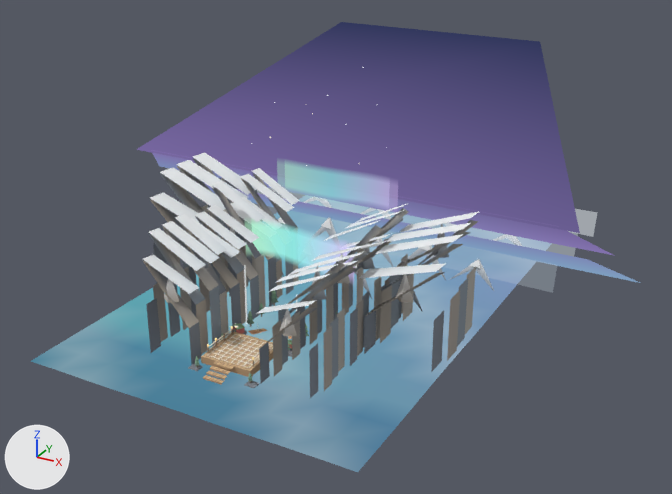
Renders of the glTF model creator-build-project/assets/bundles/region_fjord/models/env_fjord.glb from each side of a commit.
The view is the same before and after, from a 50 mm camera at (41.0, -57.6, 41.8) aimed at (1.3, 14.5, 5.7). The lights are fixed; the arrows at lower left show +X, +Y and +Z. The first picture is the older version. Where no turn or scale is listed for an object, it has been applied to the vertices. Vertices at exactly the same position are counted once.

The first picture shows 'FJ_aurora', 'FJ_cliffs', 'FJ_mountains', 'FJ_platform', 'FJ_sky', 'FJ_water' and 7 more.
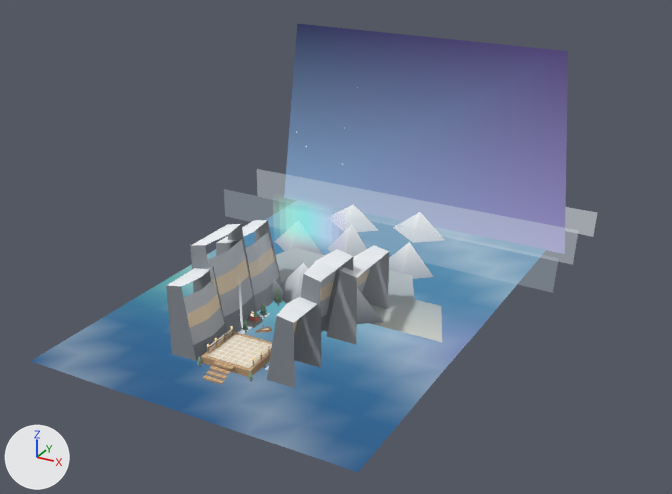
Boxes [x1, y1, x2, y2] around the edits, measured in the pictures (672 x 494 px; the box of a moved part takes in the faces that stretch with it):
'FJ_sky', reshaped (44% narrower, 12% shorter)
    before: [136, 22, 640, 283]
    after: [284, 24, 568, 254]
'FJ_cliffs', reshaped (34% narrower, 32% shorter)
    before: [143, 152, 479, 398]
    after: [166, 220, 389, 388]
'FJ_mountains', reshaped
    before: [277, 197, 522, 312]
    after: [272, 204, 445, 342]
'FJ_aurora', reshaped
    before: [251, 165, 390, 273]
    after: [286, 205, 332, 243]
part 1 of me_fj_platform, reshaped
    before: [208, 335, 273, 368]
    after: [208, 335, 272, 368]
part 2 of me_fj_platform, recoloured
    both: [207, 334, 272, 368]
part 3 of me_fj_cliffs, added
    after: [166, 266, 228, 361]
part 4 of me_fj_cliffs, added
    after: [191, 224, 257, 336]
part 5 of me_fj_cliffs, added
    after: [216, 220, 282, 312]
part 6 of me_fj_cliffs, added
    after: [267, 297, 321, 388]
part 7 of me_fj_cliffs, added
    after: [327, 245, 389, 344]
part 8 of me_fj_cliffs, deleted
    before: [143, 152, 479, 398]
part 9 of me_fj_cliffs, reshaped
    before: [259, 208, 408, 383]
    after: [294, 249, 353, 368]
part 10 of me_fj_cliffs, deleted
    before: [143, 178, 294, 364]
part 11 of me_fj_water, recoloured
    before: [206, 204, 552, 387]
    after: [244, 209, 547, 387]
part 12 of me_fj_water, recoloured (cyan to blue)
    before: [31, 235, 495, 472]
    after: [31, 223, 495, 472]
part 13 of me_fj_water, recoloured
    before: [178, 195, 458, 361]
    after: [169, 200, 458, 361]
part 16 of me_fj_aurora, moved or reshaped
    before: [251, 221, 347, 273]
    after: [286, 205, 332, 243]
part 17 of me_fj_aurora, deleted
    before: [285, 165, 390, 205]

Edits to the bpy script that builds the scene:
```text
Change me_fj_platform:
    remove me_fj_platform.from_pydata(...)  # 774 vertices, 770 faces; spans x -2.5..2.5, y -2.5..2.5, z -0.05..1.25
    add me_fj_platform.from_pydata(...)  # 480 vertices, 476 faces; spans x -2.5..2.5, y -2.5..2.5, z -0.05..1.25
    me_fj_platform part 1
    294 vertices are removed from x -1.85..2.06, y -2.08..2.08, z 1.25
    392 faces are deleted
    98 new faces join them
    me_fj_platform part 2: 128 kept faces spanning x -2.17..2.17, y -2.17..2.17, z 1.25 get new vertex colours; the middle colour goes from white #f6f5ec to white #faf8f3
Change me_fj_cliffs:
    remove me_fj_cliffs.from_pydata(...)  # 508 vertices, 304 faces; spans x -14.9..15.6, y -2.8..15.7, z 0.0..12.6
    add me_fj_cliffs.from_pydata(...)  # 138 vertices, 144 faces; spans x -7.2..7.4, y -2.0..13.6, z 0.0..9.4
    me_fj_cliffs part 3: a new loose piece of 23 vertices spanning x -6.1..-2.9, y -2.0..2.6, z 0.0..7.2, in mat_m_fj_vertex
    me_fj_cliffs part 4: a new loose piece of 23 vertices spanning x -6.4..-3.0, y 2.0..7.6, z 0.0..9.4, in mat_m_fj_vertex
    me_fj_cliffs part 5: a new loose piece of 23 vertices spanning x -7.2..-3.5, y 6.8..13.2, z 0.0..7.6, in mat_m_fj_vertex
    me_fj_cliffs part 6: a new loose piece of 23 vertices spanning x 3.0..6.3, y -1.6..2.8, z 0.0..6.6, in mat_m_fj_vertex
    me_fj_cliffs part 7: a new loose piece of 23 vertices spanning x 3.8..7.4, y 7.2..13.6, z 0.0..7.2, in mat_m_fj_vertex
    me_fj_cliffs part 8: 84 loose pieces with 367 vertices, spanning x -14.9..15.6, y -2.8..15.7, z 0.0..12.6, are deleted
    me_fj_cliffs part 9: 70 vertices removed from x 3.5..8.6, y -2.4..15.5, z 0.0..11.8; 22 vertices added at x 3.2..6.6, y 2.2..8.0, z 0.0..8.8
    me_fj_cliffs part 10: 70 vertices removed from x -8.2..-3.3, y -2.8..14.1, z 0.0..12.4
Change me_fj_water:
    where me_fj_water.from_pydata(...)  # 187 vertices, 320 faces; spans x -16.0..16.0, y -9.0..42.0, z 0.2..0.3
    me_fj_water part 11: 104 faces centred in x -14.9..14.9, y 4.8..40.9, z 0.2..0.3 are repainted in the vertex colours; the middle colour goes from blue #739eba to blue #6694b4
    me_fj_water part 12: 130 faces centred in x -14.9..14.9, y -7.9..30.3, z 0.2..0.3 are repainted in the vertex colours; the middle colour goes from cyan #699daf to blue #5185a3
    me_fj_water part 13: 86 faces centred in x -14.9..13.9, y 4.8..40.9, z 0.2..0.3 are repainted in the vertex colours; the middle colour goes from blue #7da7bc to blue #79a7bb
Change me_fj_mountains:
    remove me_fj_mountains.from_pydata(...)  # 79 vertices, 35 faces; spans x -15.4..15.0, y 15.8..34.2, z 0.2..4.6
    add me_fj_mountains.from_pydata(...)  # 48 vertices, 36 faces; spans x -14.0..14.0, y 9.1..35.4, z 0.3..4.3
    me_fj_mountains part 14: the whole mesh is rebuilt
Change me_fj_sky:
    verts and faces of me_fj_sky; kept vertices keep their numbers, new ones are numbered from 12
    remove me_fj_sky.from_pydata(...)  # 12 vertices, 6 faces; spans x -28.0..28.0, y 16.0..40.0, z 3.2..22.0
    add me_fj_sky.from_pydata(...)  # 4 vertices, 2 faces; spans x -18.0..18.0, y 36.0..36.6, z 0.2..22.0
    me_fj_sky part 15
    add delete_vertices([*range(0, 12)])  # with the faces that use them
    add verts[12] = (-18.0, 36.0, 0.2)  # pixel (284, 197)
    add verts[13] = (18.0, 36.0, 0.2)  # pixel (564, 254)
    add verts[14] = (16.0, 36.6, 22.0)  # pixel (568, 51)
    add verts[15] = (-16.0, 36.6, 22.0)  # pixel (297, 23)
    add faces += [(12, 13, 14), (12, 14, 15)]
Change me_fj_aurora:
    remove me_fj_aurora.from_pydata(...)  # 136 vertices, 192 faces; spans x -7.0..7.0, y 9.0..16.0, z 5.07..13.27
    add me_fj_aurora.from_pydata(...)  # 52 vertices, 72 faces; spans x -4.2..4.2, y 11.0, z 6.4..11.74
    me_fj_aurora part 16: 68 vertices removed from x -6.2..6.2, y 9.0, z 5.07..9.79; 52 vertices added at x -4.2..4.2, y 11.0, z 6.4..11.74
    me_fj_aurora part 17: 68 vertices removed from x -7.0..7.0, y 16.0, z 9.54..13.27
```
